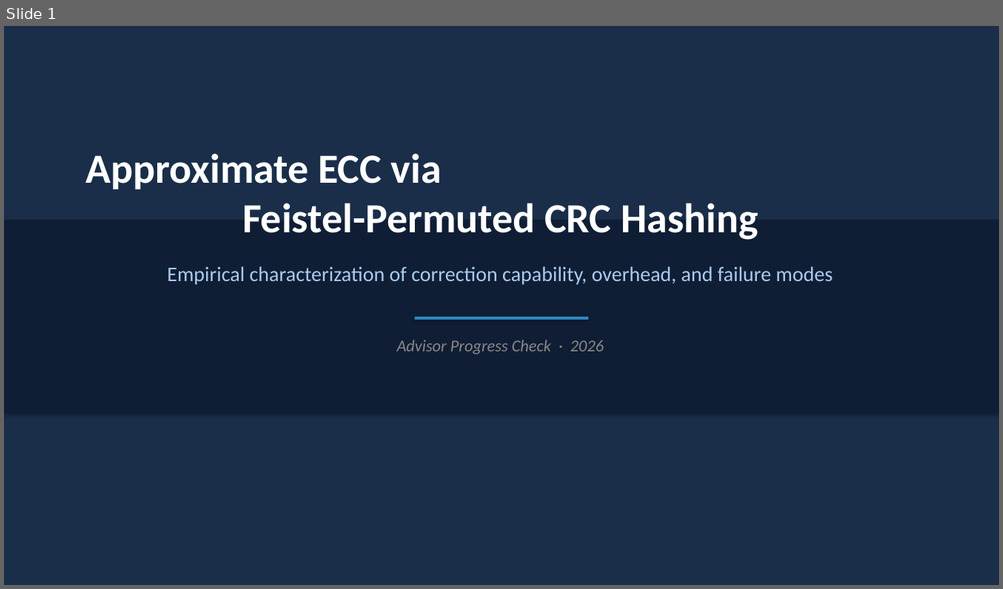
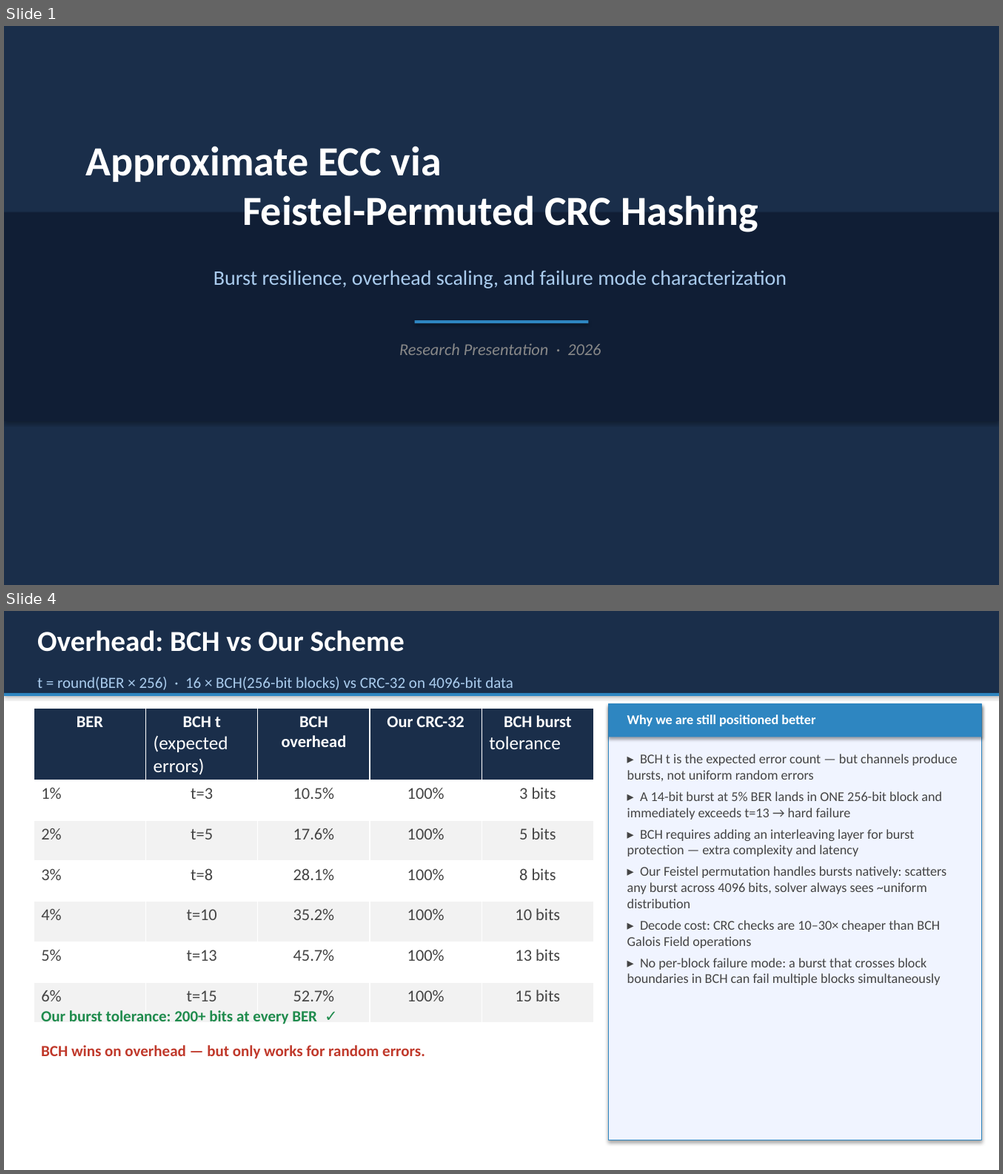
Before and after one commit to dmrlobo2002/approximate_ecc, a slide deck: advisor_slides.pptx. Shown one above the other, each under a label of ours: slide 1 before the commit, slides 1 and 4 after it; the slides between them are not shown. The pictures are 1003x589 and 1003x1174 pixels, drawn with LibreOffice and Linux fonts; fonts in the diff are those of the drawing. Boxes give left, top, right and bottom in pixels: in the first picture for what was removed or moved away, otherwise in the second. Text is boxed around its words. In the diff, an @@ line names an element or a change of style, - is before the commit and + after.

```diff
--- a/advisor_slides.pptx
+++ b/advisor_slides.pptx
@@ slide 4 added at [4,611,999,1170], background #FFFFFF @@
@@ rectangle added at [4,611,999,1170], fill #FFFFFF @@
@@ rectangle added at [4,611,999,693], fill #1A2E4A @@
@@ text added at [37,630,404,652], 28 pt, text #FFFFFF, bold @@
+Overhead: BCH vs Our Scheme
@@ text added at [37,677,513,690], 15 pt, text #AACCEE @@
+t = round(BER × 256) · 16 × BCH(256-bit blocks) vs CRC-32 on 4096-bit data
@@ rectangle added at [4,693,999,696], fill #2E86C1 @@
@@ table added at [34,708,594,1005], 7 rows, 5 columns @@
+BER | BCH t / (expected errors) | BCH overhead | Our CRC-32 | BCH burst / tolerance
+1% | t=3 | 10.5% | 100% | 3 bits
+2% | t=5 | 17.6% | 100% | 5 bits
+3% | t=8 | 28.1% | 100% | 8 bits
+4% | t=10 | 35.2% | 100% | 10 bits
+5% | t=13 | 45.7% | 100% | 13 bits
+6% | t=15 | 52.7% | 100% | 15 bits
@@ rectangle added at [609,704,982,1141], fill #F0F4FF, outline #2E86C1 1 pt @@
@@ rectangle added at [609,704,982,737], fill #2E86C1 @@
@@ text added at [627,715,815,726], 13 pt, text #FFFFFF, bold @@
+Why we are still positioned better
@@ text added at [627,754,957,985], 13 pt, text #444444 @@
+▸ BCH t is the expected error count — but channels produce bursts, not uniform random errors
+▸ A 14-bit burst at 5% BER lands in ONE 256-bit block and immediately exceeds t=13 → hard failure
+▸ BCH requires adding an interleaving layer for burst protection — extra complexity and latency
+▸ Our Feistel permutation handles bursts natively: scatters any burst across 4096 bits, solver always sees ~uniform distribution
+▸ Decode cost: CRC checks are 10–30× cheaper than BCH Galois Field operations
+▸ No per-block failure mode: a burst that crosses block boundaries in BCH can fail multiple blocks simultaneously
@@ text added at [41,1011,317,1025], 15 pt, text #1E8B4C, bold @@
+Our burst tolerance: 200+ bits at every BER ✓
@@ text added at [41,1045,425,1059], 15 pt, text #C0392B, bold @@
+BCH wins on overhead — but only works for random errors.
@@ slide 1 changed as well @@
@@ text "Approximate ECC via Feistel-Permuted CRC ...": place and size @@
-text "Approximate ECC via Feistel-Permuted CRC ..." at [86,153,758,240]
+text "Approximate ECC via Feistel-Permuted CRC ..." at [86,146,758,232]
@@ rectangle: place and size @@
-rectangle at [4,220,999,414]
+rectangle at [4,212,999,421]
@@ text at [213,270,786,289]: text changed @@
-Empirical characterization of correction capability, overhead, and failure modes
+Burst resilience, overhead scaling, and failure mode characterization
@@ rectangle: place and size @@
-rectangle at [415,317,588,320]
+rectangle at [415,321,588,323]
@@ text at [399,343,600,355]: text changed @@
-Advisor Progress Check · 2026
+Research Presentation · 2026
```
Also in this commit, not shown: 3 other slides changed, 4 other slides added, 9 slides removed, 4 other files.
